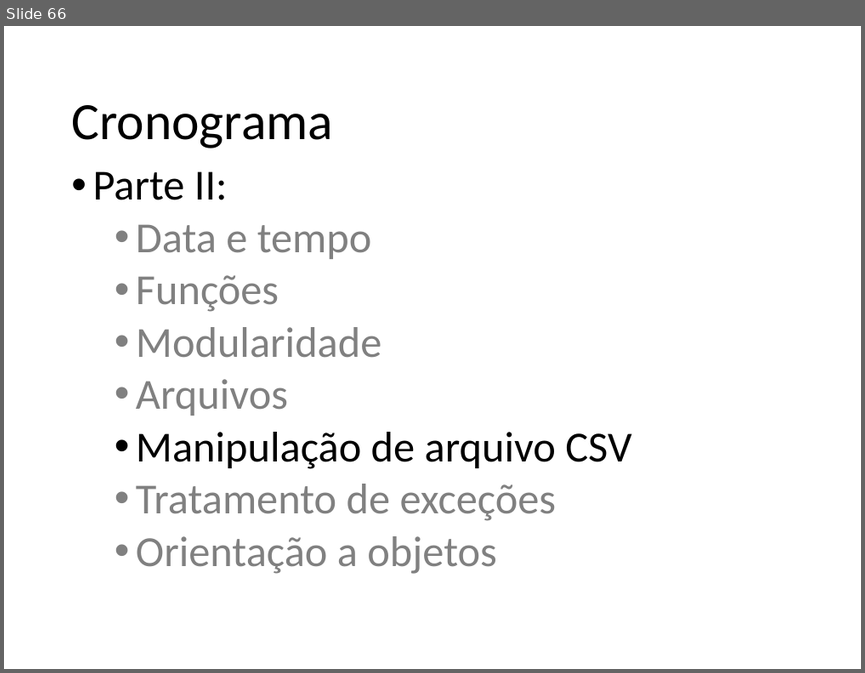
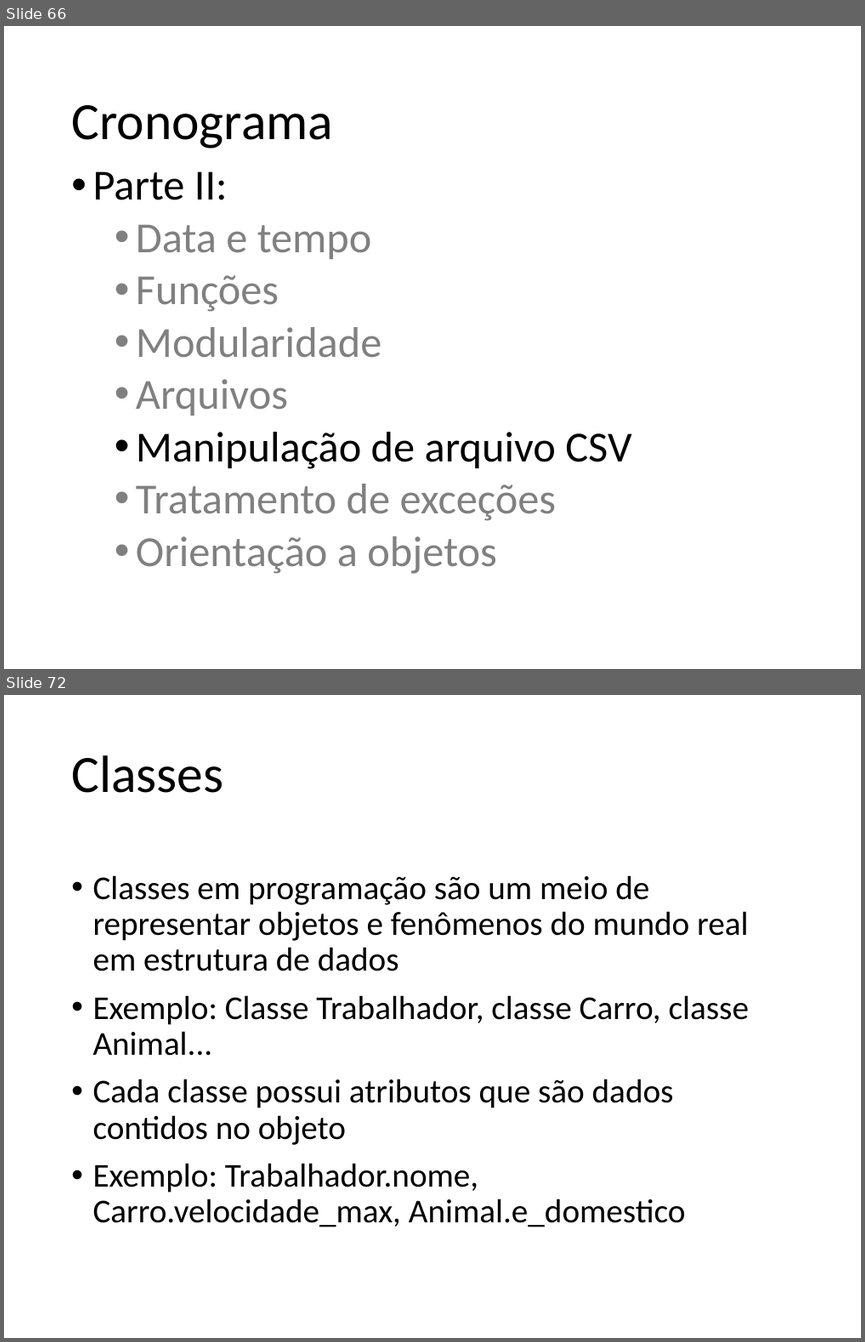
Before and after one commit to fernandoFernandeSantos/minicurso_python_2019, a slide deck: aula.pptx. Shown one above the other, each under a label of ours: slide 66 before the commit, slides 66 and 72 after it; the slides between them are not shown. The pictures are 865x673 and 865x1342 pixels, drawn with LibreOffice and Linux fonts; fonts in the diff are those of the drawing. Boxes give left, top, right and bottom in pixels: in the first picture for what was removed or moved away, otherwise in the second. Text is boxed around its words. In the diff, an @@ line names an element or a change of style, - is before the commit and + after.

Commit message:
exemplo classes

```diff
--- a/aula.pptx
+++ b/aula.pptx
@@ slide 72 added at [4,695,861,1338], background #FFFFFF @@
@@ title added at [71,755,223,793], 44 pt, text #000000 @@
+Classes
@@ text added at [93,875,749,1227], 28 pt, text #000000 @@
+• Classes em programação são um meio de representar objetos e fenômenos do mundo real em estrutura de dados
+• Exemplo: Classe Trabalhador, classe Carro, classe Animal...
+• Cada classe possui atributos que são dados contidos no objeto
+• Exemplo: Trabalhador.nome, Carro.velocidade_max, Animal.e_domestico
```
Also in this commit, not shown: 2 slides changed, 7 other slides added, 1 other file.
